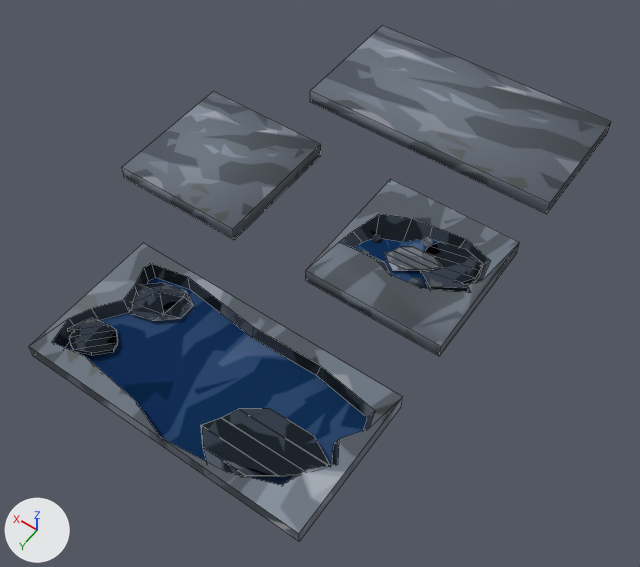
Renders of the Blender file Assets/Prefabs/Models/potholes.blend from each side of a commit.
One viewpoint serves both versions: a 50 mm camera at (-3.8, 5.99, 8.53) aimed at (0.11, 0.51, -0.08). The lights are fixed; the arrows at lower left show +X, +Y and +Z. Mesh edges are drawn as thin lines on the coarser meshes.
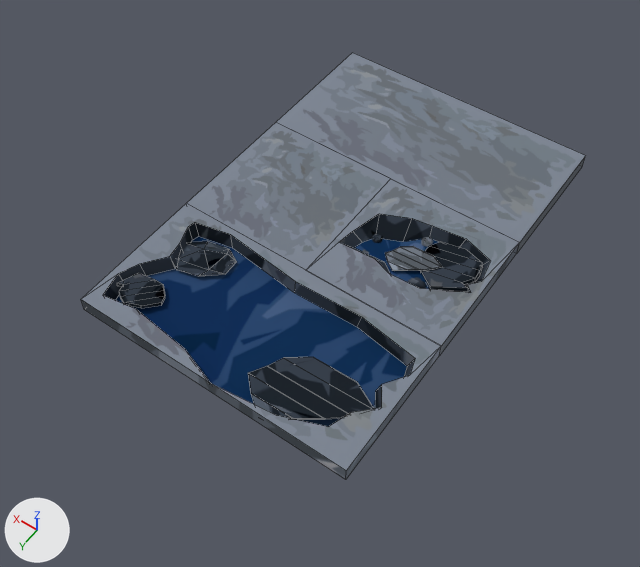
The change, as a list of edits to the scene's bpy script:
```text
Add img_asphalt2_png:
    img_asphalt2_png = load_image('asphalt2.png', '../Textures/asphalt2.png', 443, 443, 'sRGB')
Add mat_material_003:
    mat_material_003 = diffuse_material('Material.003')
    mat_material_003.texture = img_asphalt2_png
Change me_cube_013:
    where me_cube_013.from_pydata(...)  # 48 vertices, 29 faces; spans x -0.9..2.7, y 0.9..2.7, z -0.1..0.1
    used by ob_pothole_wide; location = (-0.85, 0.75, 0.5)
    me_cube_013 part 1: texture (UV) coordinates of 3 of 29 faces, centred in x -0.47..2.01, y 1.41..2.52, z 0.1, changed; they spanned u 0.42..0.54, v 0.31..0.58 and now span u 0.01..1.0, v 0.0..1.0
Change me_cube:
    where me_cube.from_pydata(...)  # 58 vertices, 21 faces; spans x -0.9..0.9, y -0.9..0.9, z -0.1..0.1
    used by ob_pothole_normal; location = (-0.85, -0.02, 0.5)
    me_cube part 2: all faces are now shaded flat (21 of 21 changed)
    me_cube part 3: texture (UV) coordinates of 2 of 21 faces, centred in x -0.23..0.15, y -0.27..0.22, z 0.1, changed; they spanned u 0.39..0.61, v 0.33..0.55 and now span u -0.02..1.02, v 0.0..1.01
Change me_cube_010:
    where me_cube_010.from_pydata(...)  # 8 vertices, 6 faces; spans x -0.9..0.9, y -0.9..0.9, z -0.1..0.1
    used by ob_road_normal_001; location = (2.02, -0.02, 0.5)
    remove me_cube_010.materials.append(mat_material_009)  # picture img_rocktexture2_png
    me_cube_010 part 4: all faces are now shaded flat (6 of 6 changed)
    me_cube_010 part 5: texture (UV) coordinates of 1 of 6 faces, centred in x 0.0, y 0.0, z 0.1, changed; they spanned u 0.43..0.67, v 0.5..0.67 and now span u 0.0..1.0, v 0.0..1.0
    add me_cube_010.materials.append(mat_material_003)  # picture img_asphalt2_png
Change me_cube_001:
    where me_cube_001.from_pydata(...)  # 8 vertices, 6 faces; spans x -1.8..1.8, y -0.9..0.9, z -0.1..0.1
    used by ob_road_wide; location = (0.05, -2.6, 0.5)
    remove me_cube_001.materials.append(mat_material_010)  # picture img_rocktexture2_png_001
    me_cube_001 part 6: all faces are now shaded flat (6 of 6 changed)
    me_cube_001 part 7: texture (UV) coordinates of 1 of 6 faces, centred in x 0.0, y 0.0, z 0.1, changed; they spanned u 0.43..0.67, v 0.5..0.67 and now span u 0.0..1.0, v 0.0..1.0
    add me_cube_001.materials.append(mat_material_003)  # picture img_asphalt2_png
Change ob_pothole_wide:
    ob_pothole_wide.location: (-0.85, 0.75, 0.5) -> (-0.85, -0.02, 0.5)
Change ob_road_normal_001:
    ob_road_normal_001.location: (2.02, -0.02, 0.5) -> (0.95, -0.02, 0.5)
Change ob_road_wide:
    ob_road_wide.location: (0.05, -2.6, 0.5) -> (0.05, -1.82, 0.5)
Change ob_cube_008:
    ob_cube_008.location: (-0.77, 2.98, 0.49) -> (-0.77, 2.2, 0.49)
Change ob_cube_007:
    ob_cube_007.location: (1.2, 2.13, 0.47) -> (1.2, 1.35, 0.47)
Change ob_cube_009:
    ob_cube_009.location: (1.45, 2.96, 0.51) -> (1.45, 2.18, 0.51)
```

What differs and where, as boxes (x1, y1, x2, y2) in the pictures (640 x 567 px):
'Pothole_Wide', surface changed, moved: before (29, 243, 403, 542); after (81, 203, 441, 480)
'Road_Wide', recoloured, shading changed, surface changed, moved: before (310, 25, 611, 214); after (276, 53, 586, 252)
'Road_Normal.001', recoloured, shading changed, surface changed, moved: before (122, 91, 321, 240); after (187, 122, 390, 270)
'Pothole_Normal', shading changed, surface changed: (306, 179, 520, 356) in both
'Cube.008', moved: before (201, 408, 330, 477); after (248, 357, 374, 419)
'Cube.007', moved: before (128, 283, 193, 321); after (174, 241, 237, 276)
'Cube.009', moved: before (68, 317, 118, 355); after (117, 273, 165, 308)
part 1 of me_cube_013, surface changed: before (29, 243, 402, 533); after (81, 203, 441, 471)
part 2 of me_cube, shading changed: (339, 214, 519, 356) in both
part 3 of me_cube, surface changed: (306, 179, 520, 346) in both
part 4 of me_cube_010, shading changed: before (122, 145, 321, 240)
part 5 of me_cube_010, surface changed: before (122, 91, 321, 229); after (187, 122, 390, 270)
part 6 of me_cube_001, shading changed: before (310, 91, 611, 214); after (517, 157, 585, 252)
part 7 of me_cube_001, surface changed: before (311, 25, 611, 203); after (276, 53, 586, 242)
